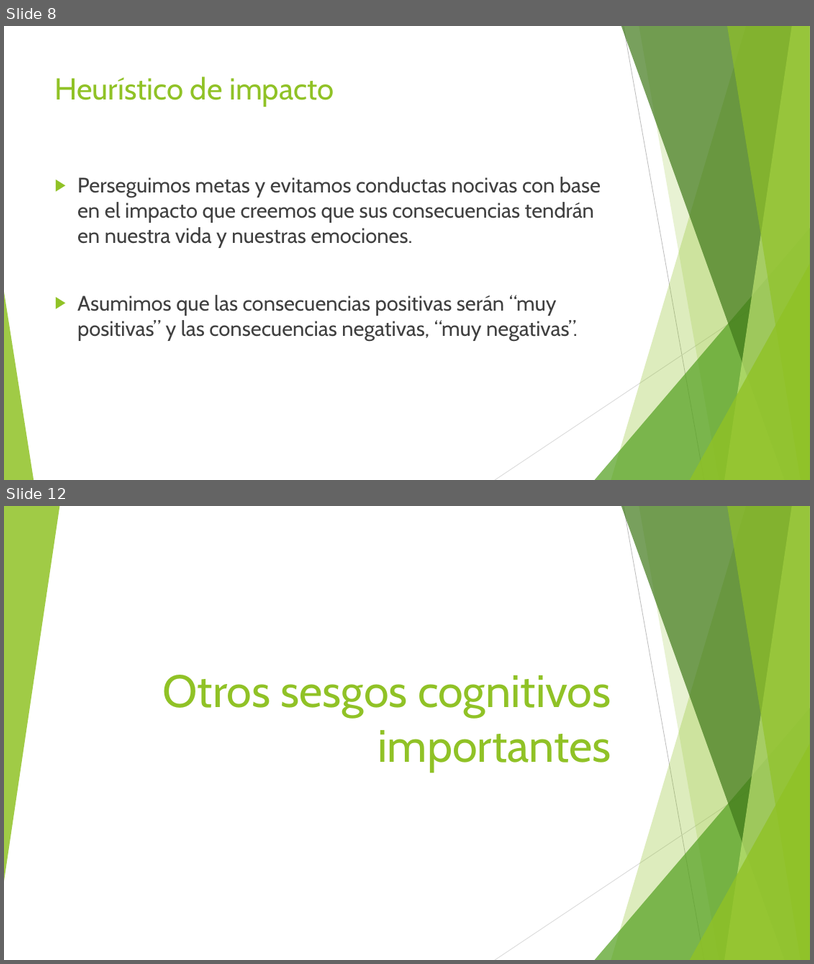
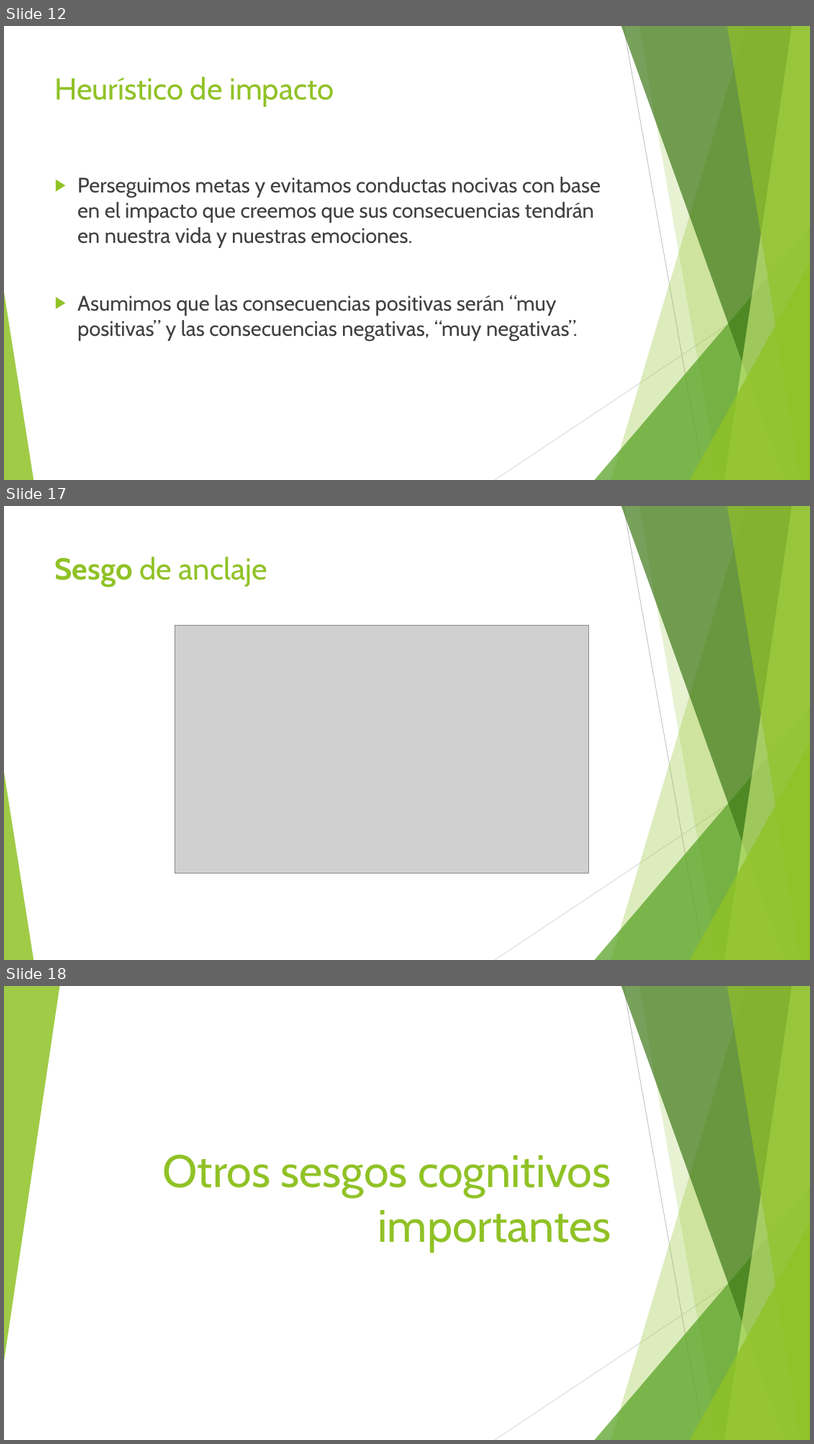
Before and after one commit to Adrifelcha/afchavez-019, a slide deck: JeanPiaget/Presentaciones/Bonus_Heuristios-Sesgos.pptx. Shown one above the other, each under a label of ours: slides 8 and 12 before the commit, slides 12, 17 and 18 after it; the slides between them are not shown. The pictures are 814x964 and 814x1444 pixels, drawn with LibreOffice and Linux fonts; fonts in the diff are those of the drawing; grey boxes stand for pictures. Boxes give left, top, right and bottom in pixels: in the first picture for what was removed or moved away, otherwise in the second. Text is boxed around its words. In the diff, an @@ line names an element or a change of style, - is before the commit and + after.

```diff
--- a/JeanPiaget/Presentaciones/Bonus_Heuristios-Sesgos.pptx
+++ b/JeanPiaget/Presentaciones/Bonus_Heuristios-Sesgos.pptx
@@ slide 17 added at bbox=[4, 506, 810, 960], background #FFFFFF; not listed: 10 template elements that a slide beside it also shows @@
@@ title added at bbox=[55, 556, 267, 587], 36 pt, text #90C226 @@
+Sesgo de anclaje
@@ picture added at bbox=[175, 626, 589, 872] @@
@@ what was slide 8 is now slide 12 @@
@@ what was slide 12 is now slide 18 @@
```
Also in this commit, not shown: 6 slides changed, 14 other slides added, 2 slides removed, 6 other files.
